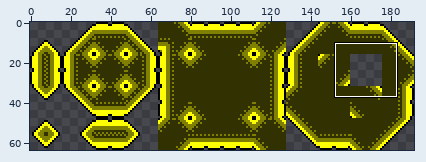
A pixel-art file gets an edit: assets/texture/autotile_bush_hard_slope.aseprite. Above, an overview of the earlier version with the close-up marked.
Close-up. Old version:
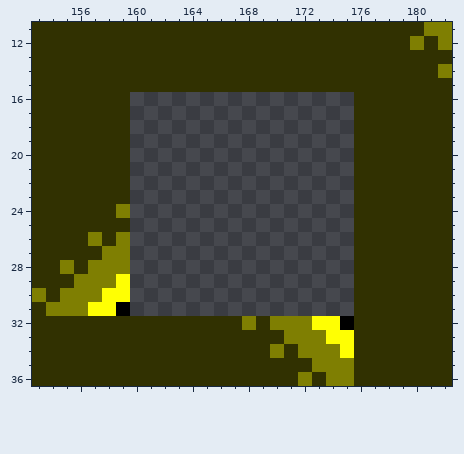
192x64 pixels, 1 frame. Colours within 5 levels of each other are drawn and written as one. Shown: x 153..182, y 11..36.
Now the later version:
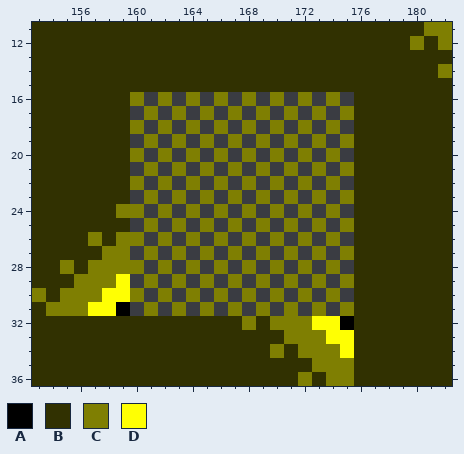
Palette (. is transparent): A #000000  B #313101  C #7f7f02  D #ffff03
Diff:
Layer "Tilemap 1":
y 16: x 160 . -> C; x 162 . -> C; x 164 . -> C; x 166 . -> C; x 168 . -> C; x 170 . -> C; x 172 . -> C; x 174 . -> C
y 17: x 161 . -> C; x 163 . -> C; x 165 . -> C; x 167 . -> C; x 169 . -> C; x 171 . -> C; x 173 . -> C; x 175 . -> C
y 18: x 160 . -> C; x 162 . -> C; x 164 . -> C; x 166 . -> C; x 168 . -> C; x 170 . -> C; x 172 . -> C; x 174 . -> C
y 19: x 161 . -> C; x 163 . -> C; x 165 . -> C; x 167 . -> C; x 169 . -> C; x 171 . -> C; x 173 . -> C; x 175 . -> C
y 20: x 160 . -> C; x 162 . -> C; x 164 . -> C; x 166 . -> C; x 168 . -> C; x 170 . -> C; x 172 . -> C; x 174 . -> C
y 21: x 161 . -> C; x 163 . -> C; x 165 . -> C; x 167 . -> C; x 169 . -> C; x 171 . -> C; x 173 . -> C; x 175 . -> C
y 22: x 160 . -> C; x 162 . -> C; x 164 . -> C; x 166 . -> C; x 168 . -> C; x 170 . -> C; x 172 . -> C; x 174 . -> C
y 23: x 161 . -> C; x 163 . -> C; x 165 . -> C; x 167 . -> C; x 169 . -> C; x 171 . -> C; x 173 . -> C; x 175 . -> C
y 24: x 160 . -> C; x 162 . -> C; x 164 . -> C; x 166 . -> C; x 168 . -> C; x 170 . -> C; x 172 . -> C; x 174 . -> C
y 25: x 161 . -> C; x 163 . -> C; x 165 . -> C; x 167 . -> C; x 169 . -> C; x 171 . -> C; x 173 . -> C; x 175 . -> C
y 26: x 160 . -> C; x 162 . -> C; x 164 . -> C; x 166 . -> C; x 168 . -> C; x 170 . -> C; x 172 . -> C; x 174 . -> C
y 27: x 161 . -> C; x 163 . -> C; x 165 . -> C; x 167 . -> C; x 169 . -> C; x 171 . -> C; x 173 . -> C; x 175 . -> C
y 28: x 160 . -> C; x 162 . -> C; x 164 . -> C; x 166 . -> C; x 168 . -> C; x 170 . -> C; x 172 . -> C; x 174 . -> C
y 29: x 161 . -> C; x 163 . -> C; x 165 . -> C; x 167 . -> C; x 169 . -> C; x 171 . -> C; x 173 . -> C; x 175 . -> C
y 30: x 160 . -> C; x 162 . -> C; x 164 . -> C; x 166 . -> C; x 168 . -> C; x 170 . -> C; x 172 . -> C; x 174 . -> C
y 31: x 161 . -> C; x 163 . -> C; x 165 . -> C; x 167 . -> C; x 169 . -> C; x 171 . -> C; x 173 . -> C; x 175 . -> C
Boxes around the changes in both close-ups, in picture pixels (x1, y1, x2, y2):
added: (130, 92, 354, 316)
